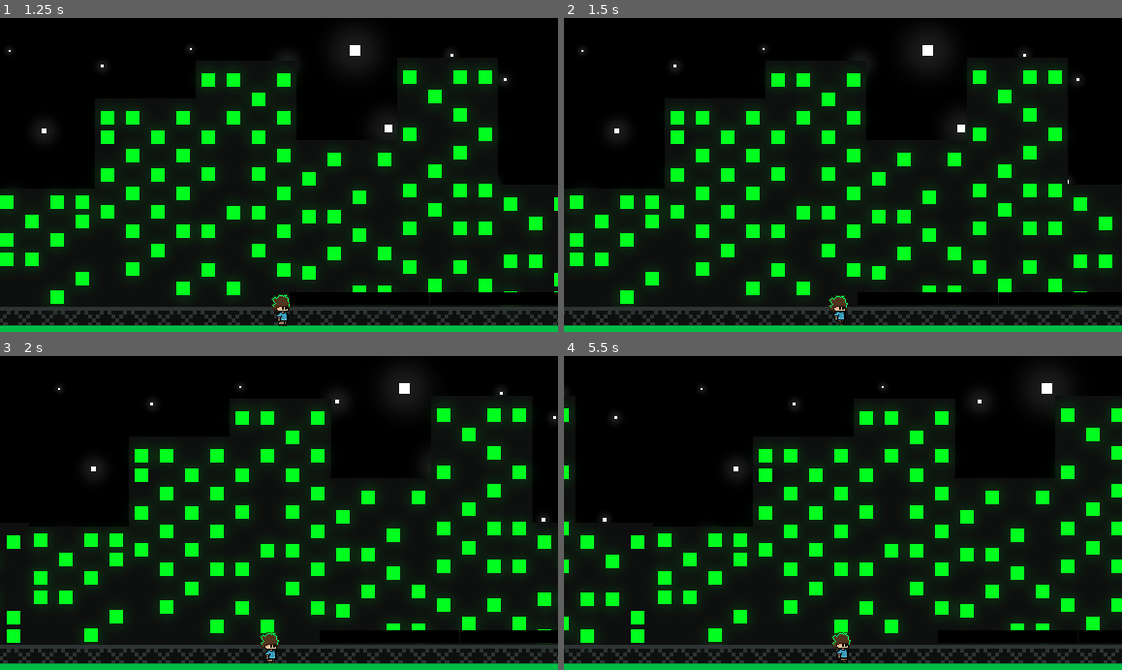
Above: before the commit, frames 1-4 (two rows, left to right).
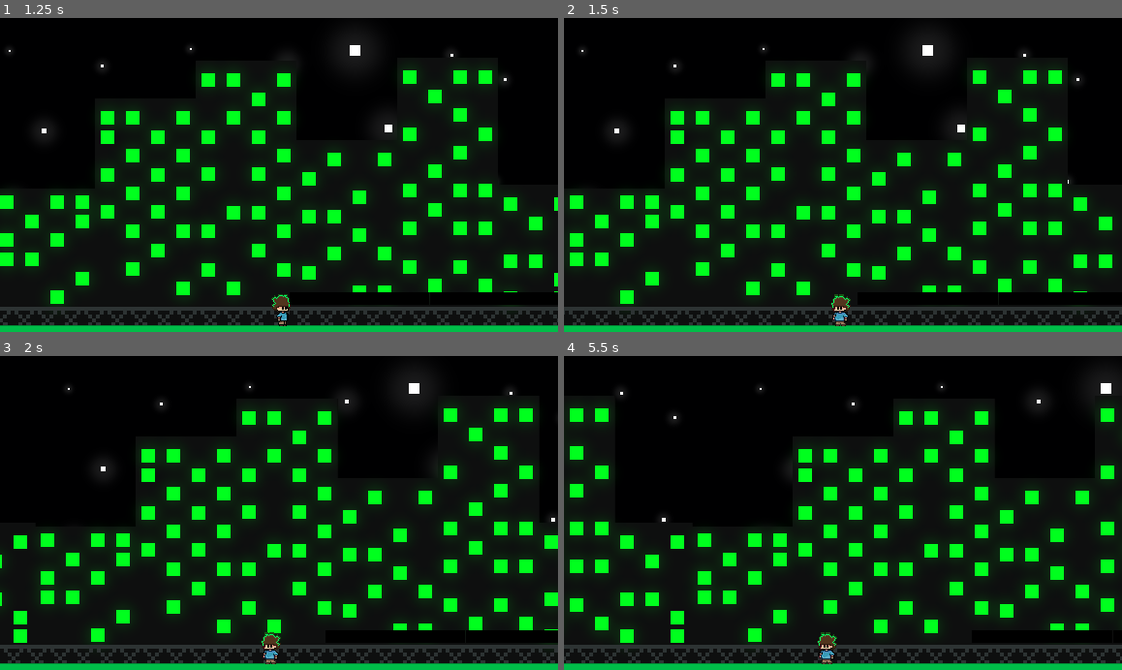
Above: after the commit, the same moments.

Repository: StudioXPEtudiant/25-26.M.S2.IDK
Game: Godot game, scene res://idk.tscn
Same seed, same stepped clock (60 frames per second), same inputs: the game is played once before the commit and once after it.
Inputs:
- Up to frame 1 (1.25 s): hold D (Droite) from 0.53 s (still down); hold Shift (Shift) from 0.53 s (still down); tap Space (Jump) at 0.77 s
- Up to frame 2 (1.5 s): tap Enter at 1.25 s; release D (Droite) at 1.28 s; release Shift (Shift) at 1.28 s; hold A (Gauche) from 1.28 s (still down); tap Ctrl (Control) at 1.35 s
- Up to frame 3 (2 s): keep holding A (Gauche); tap Space (Jump) at 1.52 s; tap Shift (Shift) at 1.55 s
- Up to frame 4 (5.5 s): release A (Gauche) at 2.03 s; hold Shift (Shift) 2.03-2.78 s; hold D (Droite) 2.03-3.53 s; tap Shift (Shift) at 2.85, 3.8, 4.35 s; tap Space (Jump) at 3.02, 3.77, 4.52 s; hold Ctrl (Control) 3.53-4.28 s; hold A (Gauche) from 3.53 s (still down); hold Shift (Shift) from 5.03 s (still down)

Frame 1 is identical in both runs. In frame 2, 0.2% of the frame differs, in the area x 47-52%, y 87-99%; in frame 3, 12%; in frame 4, 22%, in the area x 0-100%, y 7-99%.

Commit message:
Fixed running (it broke with the walk anims)

Diff:
--- a/Movement_Script.gd
+++ b/Movement_Script.gd
@@ -5,6 +5,7 @@
 var jumpWaitTime:float=5
 var dashTime:float=0.4
 var dashWaitTime:float=5
+var midleTime:float=5
 @export var Defealt_Jump_Time:float = 1
 @export var Defealt_Dash_Time:float =1
 var IsJumping:bool
@@ -70,7 +71,10 @@
 
 	if Input.is_action_pressed("Shift"):
 		if is_crouching == false:
-			deplacement.x+= 50.5
+			if CurrentDir == (Direction.Left):
+				deplacement.x-= 50
+			if CurrentDir == (Direction.Right):
+				deplacement.x+= 50
 
 	CollisionStanding.disabled = is_crouching
 	CollisionCrouch.disabled = not is_crouching
@@ -140,14 +144,14 @@
 			if LastDir == Direction.Right:
 				ChangeDir(Direction.Middle)
 				animatedSprite.play("Idle_Middle")
-			elif LastDir == Direction.Left:
+			elif LastDir == Direction.Left && animatedSprite.animation_finished:
 				animatedSprite.play("WalkLeft")
 
 		if CurrentDir == Direction.Right:
 			if LastDir == Direction.Left:
 				ChangeDir(Direction.Middle)
 				animatedSprite.play("Idle_Middle")
-			elif LastDir == Direction.Right:
+			elif LastDir == Direction.Right && animatedSprite.animation_finished:
 				animatedSprite.play("WalkRight")
 
 		if animatedSprite.animation_finished:
--- /dev/null
+++ b/default_bus_layout.tres
@@ -0,0 +1,3 @@
+[gd_resource type="AudioBusLayout" format=3 uid="uid://s2j2xl4phjql"]
+
+[resource]
--- a/idk.tscn
+++ b/idk.tscn
@@ -675,22 +675,49 @@
 }, {
 "frames": [{
 "duration": 1.0,
-"texture": SubResource("AtlasTexture_1uhwq")
-}, {
-"duration": 1.0,
-"texture": SubResource("AtlasTexture_e32bc")
-}, {
-"duration": 1.0,
-"texture": SubResource("AtlasTexture_dmwpk")
-}, {
-"duration": 1.0,
-"texture": SubResource("AtlasTexture_uelyw")
-}, {
-"duration": 1.0,
-"texture": SubResource("AtlasTexture_ieuby")
-}, {
-"duration": 1.0,
-"texture": SubResource("AtlasTexture_rrqiw")
+"texture": SubResource("AtlasTexture_q4fs6")
+}, {
+"duration": 1.0,
+"texture": SubResource("AtlasTexture_nebx4")
+}, {
+"duration": 1.0,
+"texture": SubResource("AtlasTexture_jg0rt")
+}, {
+"duration": 1.0,
+"texture": SubResource("AtlasTexture_e034s")
+}, {
+"duration": 1.0,
+"texture": SubResource("AtlasTexture_tgulp")
+}, {
+"duration": 1.0,
+"texture": SubResource("AtlasTexture_de1fq")
+}, {
+"duration": 1.0,
+"texture": SubResource("AtlasTexture_iaugx")
+}, {
+"duration": 1.0,
+"texture": SubResource("AtlasTexture_6cuwl")
+}, {
+"duration": 1.0,
+"texture": SubResource("AtlasTexture_rae53")
+}, {
+"duration": 1.0,
+"texture": SubResource("AtlasTexture_q13dy")
+}, {
+"duration": 1.0,
+"texture": SubResource("AtlasTexture_y5c0x")
+}, {
+"duration": 1.0,
+"texture": SubResource("AtlasTexture_fyecd")
+}, {
+"duration": 1.0,
+"texture": SubResource("AtlasTexture_pncs8")
+}, {
+"duration": 1.0,
+"texture": SubResource("AtlasTexture_6rcom")
+}, {
+"duration": 1.0,
+"texture": SubResource("AtlasTexture_y73kf")
 }],
 "loop": true,
 "name": &"WalkLeft",
@@ -3120,7 +3147,7 @@
 position = Vector2(0, -3.7)
 scale = Vector2(1, 1.01515)
 sprite_frames = SubResource("SpriteFrames_i1e8k")
-animation = &"Idle_Middle"
+animation = &"WalkLeft"
 autoplay = "Idle_Right"
 
 [node name="Camera2D" type="Camera2D" parent="CharacterBody2D"]
